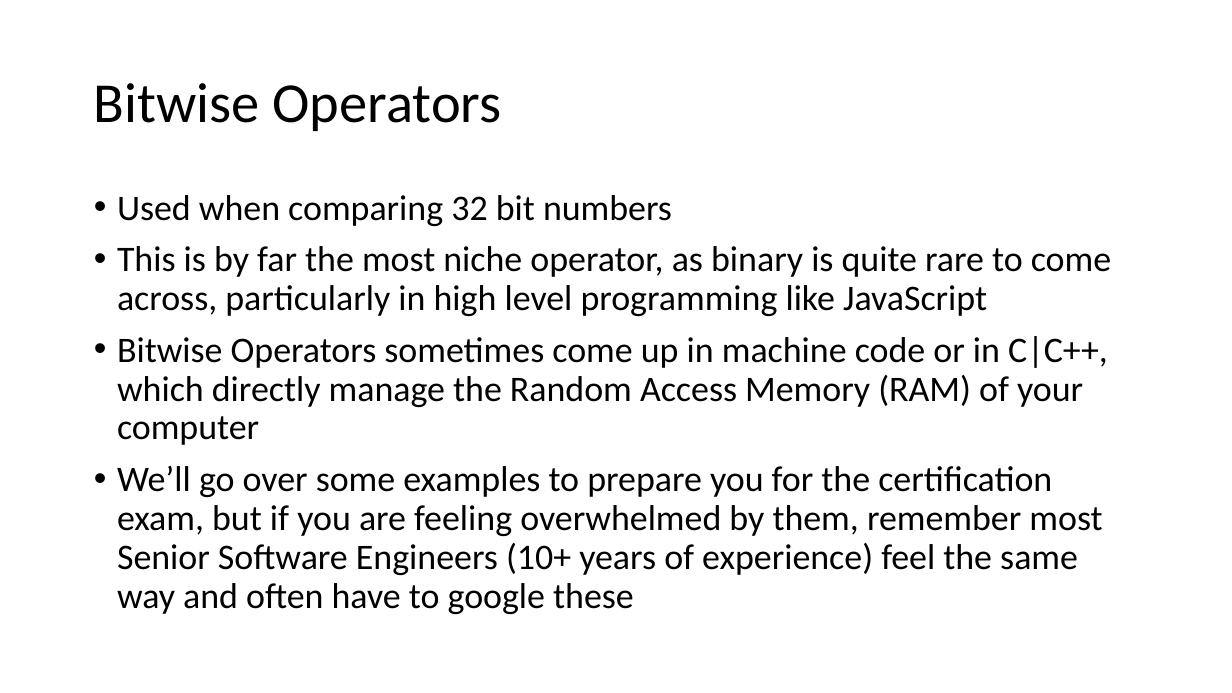
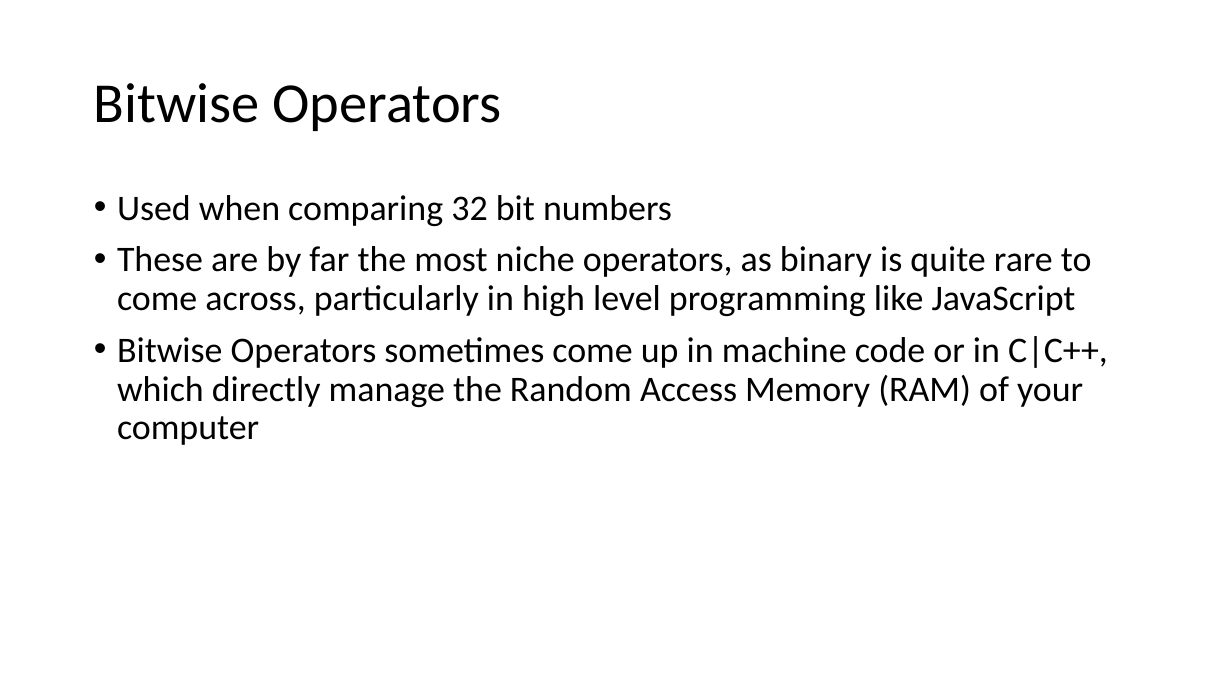
Before and after one commit to YWCANWIL-TechLab/module2-exercises-YaminahAlanis, a slide deck: slide 23 of slides/Module 2 - Variables, Operators, and Assignment.pptx (slide 13 before the commit). Drawn at 1232x693 pixels with LibreOffice and Linux fonts; fonts in the diff are those of the drawing. Boxes give left, top, right and bottom in pixels: in the first picture for what was removed or moved away, otherwise in the second. Text is boxed around its words. In the diff, an @@ line names an element or a change of style, - is before the commit and + after.

```diff
--- a/slides/Module 2 - Variables, Operators, and Assignment.pptx
+++ b/slides/Module 2 - Variables, Operators, and Assignment.pptx
@@ text at (117,246,1092,316): text changed @@
-• This is by far the most niche operator, as binary is quite rare to come across, particularly in high level programming like JavaScript
+• These are by far the most niche operators, as binary is quite rare to come across, particularly in high level programming like JavaScript
@@ text at (117,465,1102,614): paragraph removed @@
-• We’ll go over some examples to prepare you for the certification exam, but if you are feeling overwhelmed by them, remember most Senior Software Engineers (10+ years of experience) feel the same way and often have to google these
```
Also in this commit, not shown: 17 other slides changed, 12 slides added, 2 other files.
